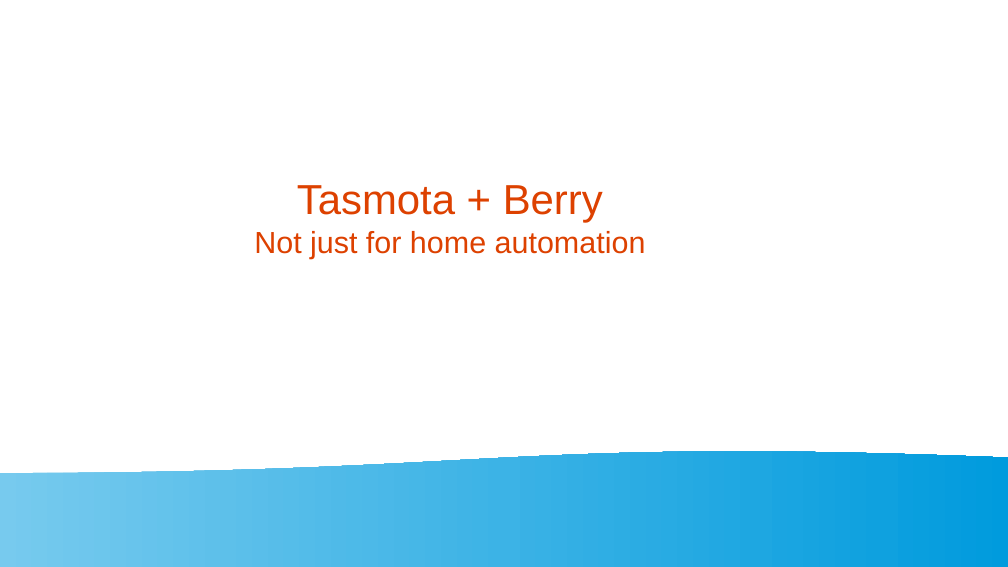
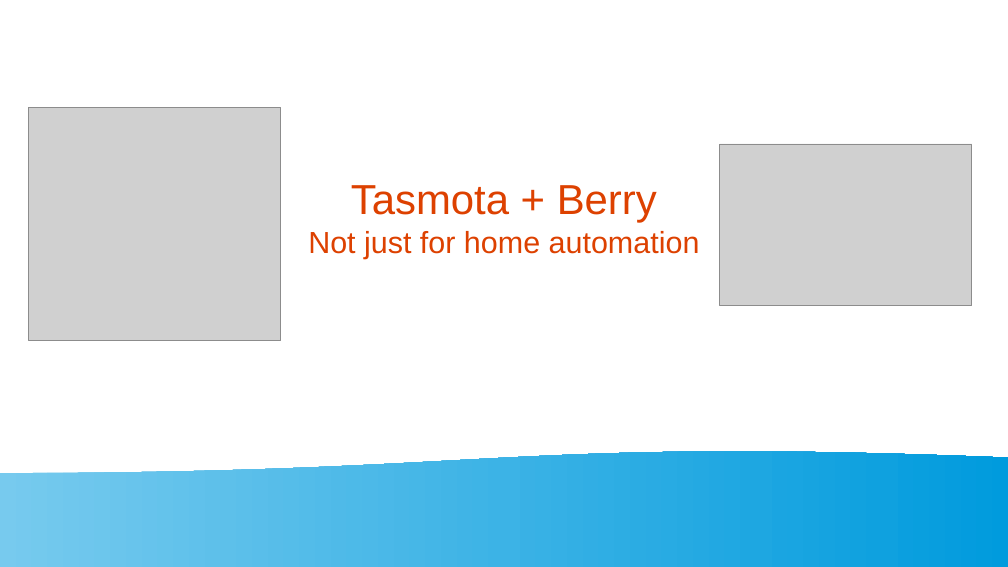
Before and after one commit to darrylb123/EO2024, a slide deck: slide 1 of EO2024-Tasmota+Berry.odp. Drawn at 1008x567 pixels with LibreOffice and Linux fonts; fonts in the diff are those of the drawing; grey boxes stand for pictures. Boxes give left, top, right and bottom in pixels: in the first picture for what was removed or moved away, otherwise in the second. Text is boxed around its words. In the diff, an @@ line names an element or a change of style, - is before the commit and + after.

```diff
--- a/EO2024-Tasmota+Berry.odp
+++ b/EO2024-Tasmota+Berry.odp
@@ picture added at (29,107,282,341) @@
@@ picture added at (720,144,972,306) @@
@@ title "Tasmota + Berry Not just ...": place and size @@
-title "Tasmota + Berry Not just ..." at (254,185,646,259)
+title "Tasmota + Berry Not just ..." at (308,185,700,259)
```
Also in this commit, not shown: 3 other slides changed, 2 slides added.
